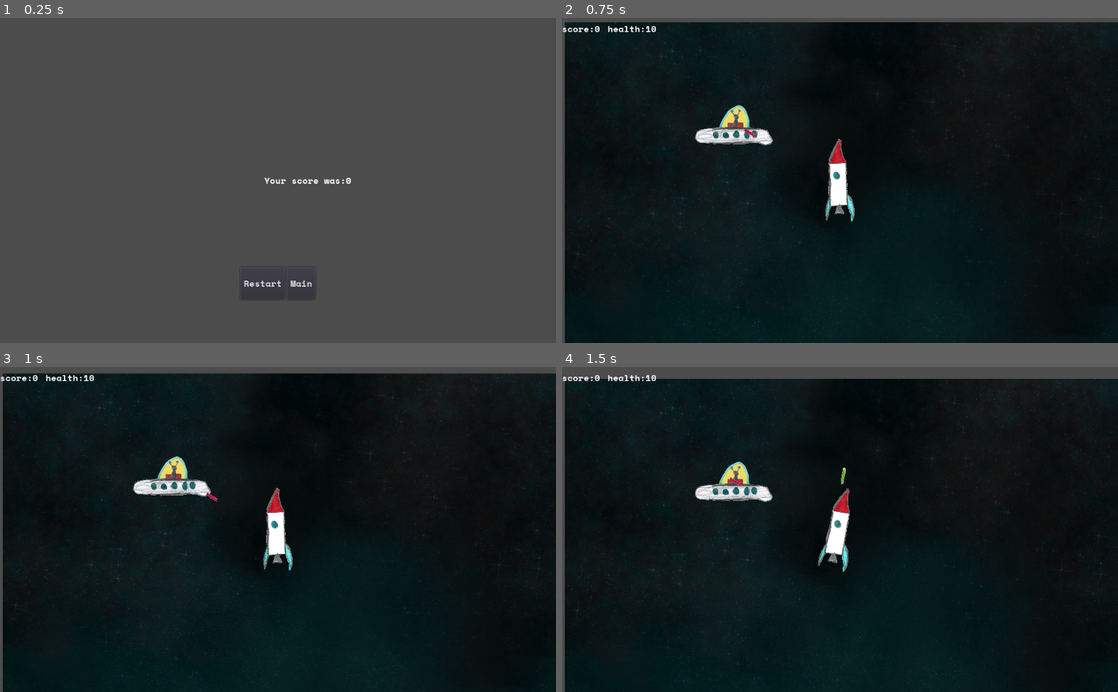
Above: before the commit, frames 1-4 (two rows, left to right).
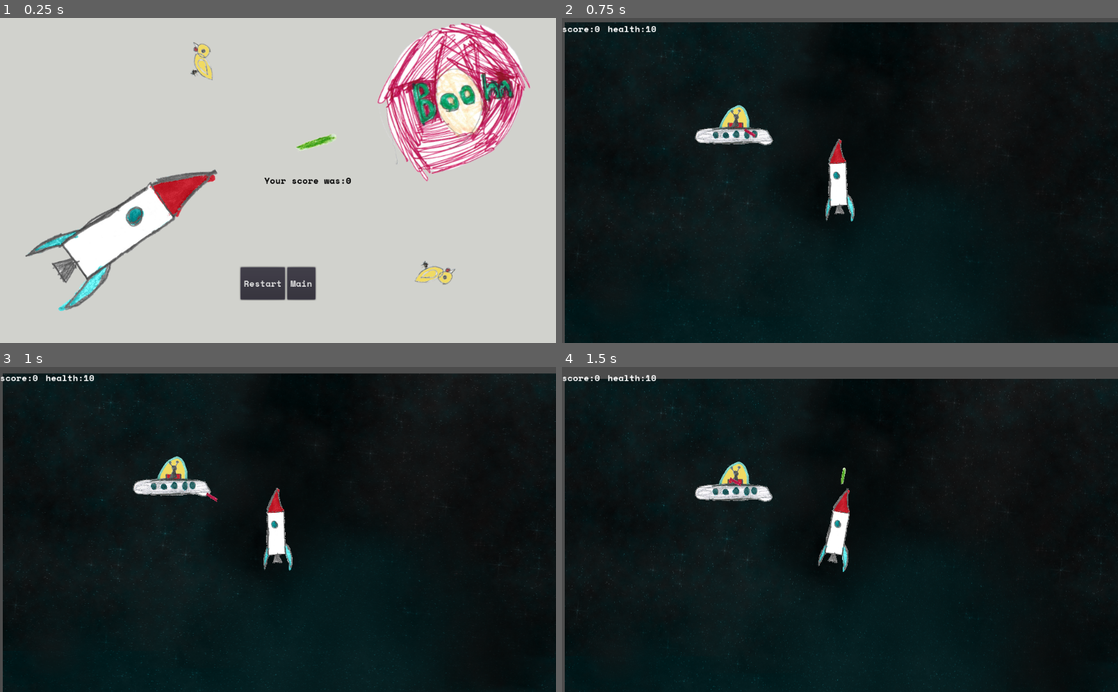
Above: after the commit, the same moments.

Repository: the-g-force/FamJam-April2020
Game: Godot game, scene res://src/End.tscn
Two runs of this game, one before a commit and one after it. Both use one fixed random seed, a clock stepped at 60 frames per second and the inputs below. This scene is started directly instead of the project's main scene. Sound files missing from this copy of the repository are replaced by a short silence.
Inputs:
- Up to frame 1 (0.25 s): no input
- Up to frame 2 (0.75 s): click "Restart" at 0.5 s
- Up to frame 3 (1 s): no input
- Up to frame 4 (1.5 s): hold Right (TurnRight) from 1.28 s (still down); tap Space (Fire) at 1.35 s

The runs differ from the first frame. In frame 1, 98% of the frame differs, in the area x 0-100%, y 0-100%; in frame 2, nothing differs; in frame 3, nothing differs; in frame 4, nothing differs.

Commit message:
Add end background

Diff:
--- a/project/src/End.tscn
+++ b/project/src/End.tscn
@@ -1,10 +1,49 @@
-[gd_scene load_steps=3 format=2]
+[gd_scene load_steps=7 format=2]
 
 [ext_resource path="res://assets/Font.tres" type="DynamicFont" id=1]
 [ext_resource path="res://src/End.gd" type="Script" id=2]
+[ext_resource path="res://assets/explosion/003.png" type="Texture" id=3]
+[ext_resource path="res://assets/chicken.png" type="Texture" id=4]
+[ext_resource path="res://assets/bullet-green.png" type="Texture" id=5]
+[ext_resource path="res://assets/rocket.png" type="Texture" id=6]
 
 [node name="End" type="Node"]
 script = ExtResource( 2 )
+
+[node name="ColorRect" type="ColorRect" parent="."]
+margin_right = 1036.0
+margin_bottom = 611.0
+color = Color( 0.819608, 0.823529, 0.803922, 1 )
+__meta__ = {
+"_edit_use_anchors_": false
+}
+
+[node name="Rocket" type="Sprite" parent="ColorRect"]
+position = Vector2( 237.986, 391.43 )
+rotation = 1.00183
+scale = Vector2( 0.5, 0.5 )
+texture = ExtResource( 6 )
+
+[node name="chicken" type="Sprite" parent="ColorRect"]
+position = Vector2( 369.959, 81.0538 )
+rotation = 1.00183
+texture = ExtResource( 4 )
+
+[node name="chicken2" type="Sprite" parent="ColorRect"]
+position = Vector2( 800.457, 470.894 )
+rotation = 2.74225
+texture = ExtResource( 4 )
+
+[node name="Explosion" type="Sprite" parent="ColorRect"]
+position = Vector2( 839.172, 146.568 )
+rotation = -0.210553
+texture = ExtResource( 3 )
+
+[node name="bullet-green" type="Sprite" parent="ColorRect"]
+position = Vector2( 583.145, 230.874 )
+rotation = -0.378595
+scale = Vector2( 0.5, 0.5 )
+texture = ExtResource( 5 )
 
 [node name="HBoxContainer" type="HBoxContainer" parent="."]
 anchor_left = 0.5
@@ -42,6 +81,7 @@
 margin_right = 25.0
 margin_bottom = 12.0
 custom_fonts/font = ExtResource( 1 )
+custom_colors/font_color = Color( 0, 0, 0, 1 )
 text = "Score"
 __meta__ = {
 "_edit_use_anchors_": false
--- a/project/src/Level.tscn
+++ b/project/src/Level.tscn
@@ -1,11 +1,10 @@
-[gd_scene load_steps=9 format=2]
+[gd_scene load_steps=8 format=2]
 
 [ext_resource path="res://src/Rocket.tscn" type="PackedScene" id=1]
 [ext_resource path="res://assets/background.png" type="Texture" id=2]
 [ext_resource path="res://src/Paths.tscn" type="PackedScene" id=3]
 [ext_resource path="res://src/UFO.tscn" type="PackedScene" id=4]
 [ext_resource path="res://src/HUD.tscn" type="PackedScene" id=5]
-[ext_resource path="res://assets/music/mainloop.ogg" type="AudioStream" id=6]
 
 [sub_resource type="RectangleShape2D" id=1]
 extents = Vector2( 3147.6, 10 )
@@ -82,7 +81,3 @@
 
 [node name="PathFollow2D" parent="TestPath" instance=ExtResource( 4 )]
 position = Vector2( 315.174, 190.191 )
-
-[node name="Music" type="AudioStreamPlayer2D" parent="."]
-stream = ExtResource( 6 )
-autoplay = true
